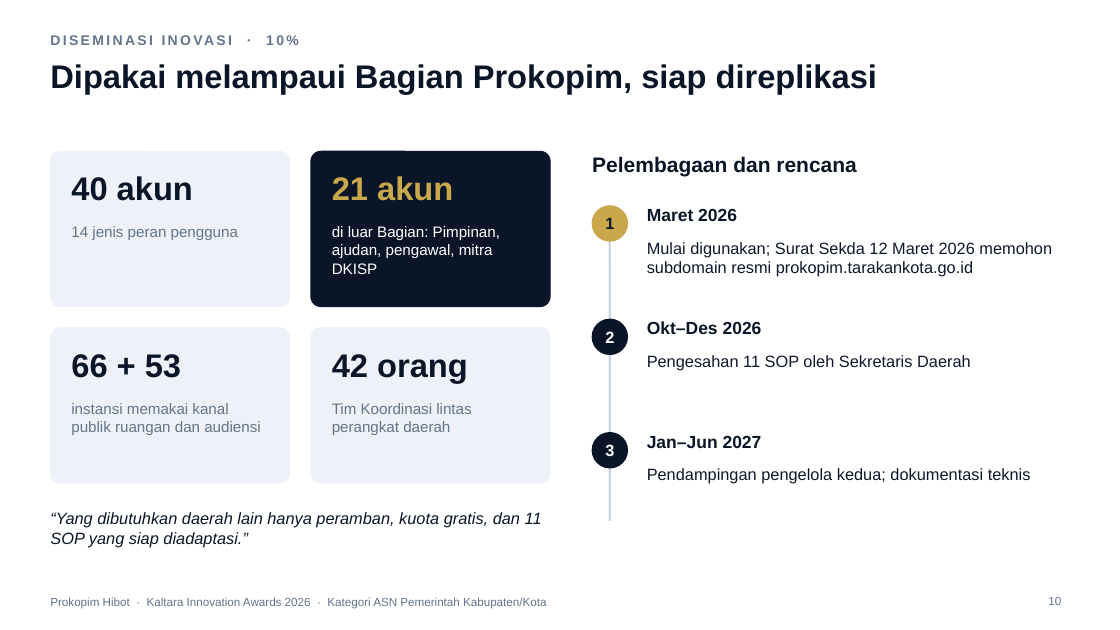
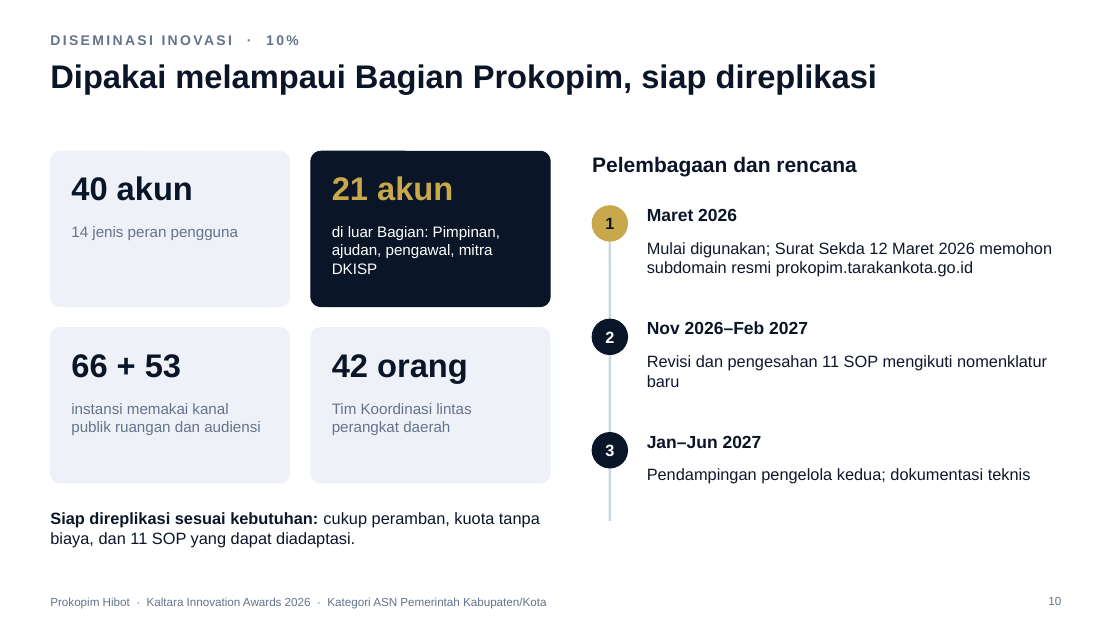
Before and after one commit to ega394/joyful-visuals, a slide deck: slide 10 of docs/lomba/kaltara/Paparan-Prokopim-Hibot-Kaltara-2026.pptx. Drawn at 1120x630 pixels with LibreOffice and Linux fonts; fonts in the diff are those of the drawing; background and template pictures are left out. Boxes give left, top, right and bottom in pixels: in the first picture for what was removed or moved away, otherwise in the second. Text is boxed around its words. In the diff, an @@ line names an element or a change of style, - is before the commit and + after.

```diff
--- a/docs/lomba/kaltara/Paparan-Prokopim-Hibot-Kaltara-2026.pptx
+++ b/docs/lomba/kaltara/Paparan-Prokopim-Hibot-Kaltara-2026.pptx
@@ text at (x1=647, y1=321, x2=808, y2=334): text changed @@
-Okt–Des 2026
+Nov 2026–Feb 2027
@@ text at (x1=647, y1=355, x2=1047, y2=387): text changed @@
-Pengesahan 11 SOP oleh Sekretaris Daerah
+Revisi dan pengesahan 11 SOP mengikuti nomenklatur baru
@@ text at (x1=50, y1=512, x2=540, y2=547): text changed; italic off @@
-“Yang dibutuhkan daerah lain hanya peramban, kuota gratis, dan 11 SOP yang siap diadaptasi.”
+Siap direplikasi sesuai kebutuhan: cukup peramban, kuota tanpa biaya, dan 11 SOP yang dapat diadaptasi.
```
Also in this commit, not shown: 2 other files.
